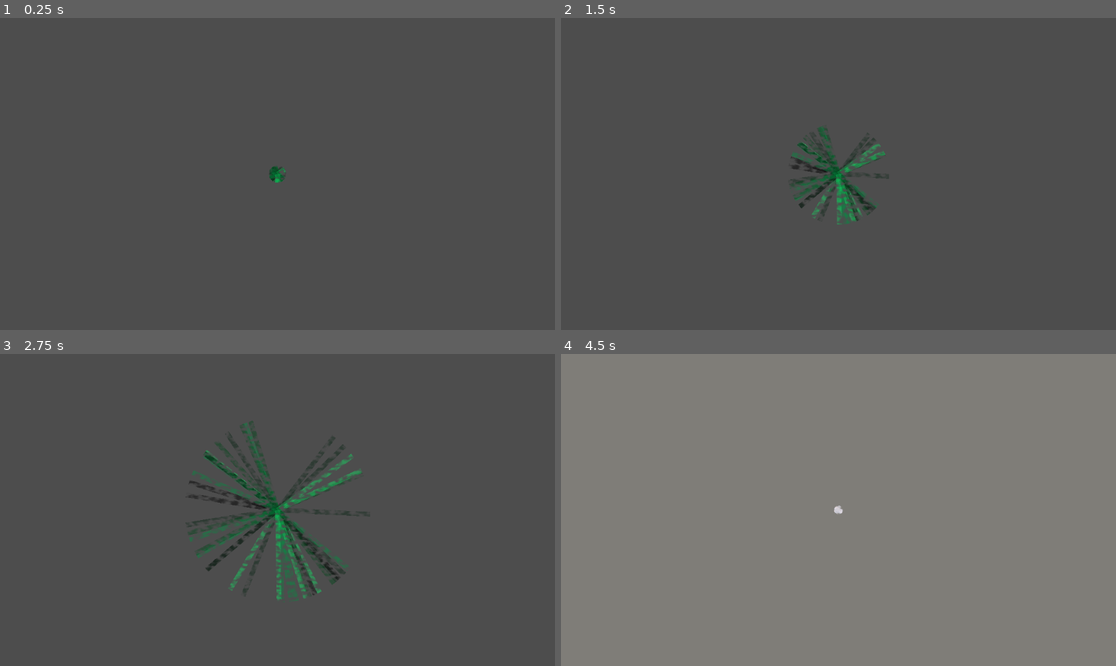
Above: before the commit, frames 1-4 (two rows, left to right).
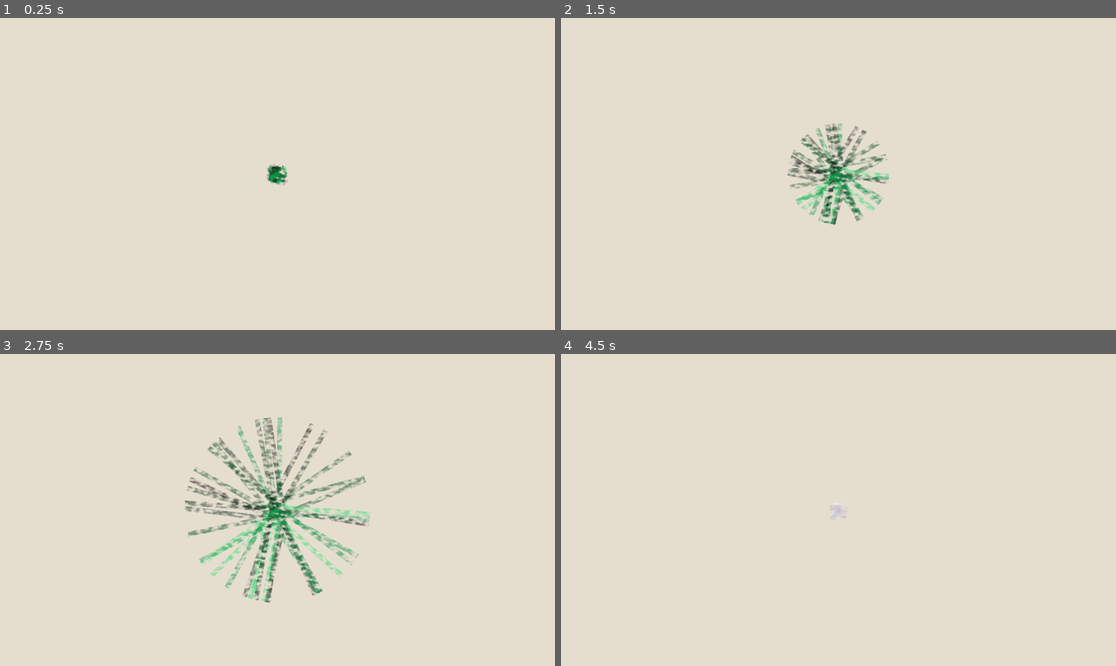
Above: after the commit, the same moments.

Repository: oman276/CS-383-Assignments
Game: Godot game, scene res://scenes/Empty.tscn
Two runs of this game, one before a commit and one after it. Both use one fixed random seed, a clock stepped at 60 frames per second and the inputs below.
Inputs (mouse positions are in pixels of both pictures, inside the frame that each line leads up to):
- Up to frame 1 (0.25 s): no input
- Up to frame 2 (1.5 s): move the mouse to (960, 158) at 0.52 s; hold D (topdown_move_right) from 0.53 s (still down); click (960, 158) at 0.6 s; tap W (topdown_move_up) at 0.77 s; move the mouse to (727, 189) at 1.27 s; click (727, 189) at 1.35 s
- Up to frame 3 (2.75 s): tap W (topdown_move_up) at 1.52 s; move the mouse to (333, 441) at 2.02 s; release D (topdown_move_right) at 2.03 s; hold A (topdown_move_left) from 2.03 s (still down); click (333, 441) at 2.1 s
- Up to frame 4 (4.5 s): move the mouse to (810, 572) at 2.77 s; release A (topdown_move_left) at 2.78 s; hold D (topdown_move_right) 2.78-4.28 s; click (810, 572) at 2.85 s; tap W (topdown_move_up) at 3.02, 3.77 s; move the mouse to (1005, 556) at 3.52 s; click (1005, 556) at 3.6 s; tap Space (reset) at 4.15 s; move the mouse to (672, 463) at 4.27 s; hold A (topdown_move_left) from 4.28 s (still down); click (672, 463) at 4.35 s

The runs differ from the first frame. In frame 1, 100% of the frame differs, in the area x 0-100%, y 0-100%; in frame 2, 100%; in frame 3, 100%; in frame 4, 100%.

Commit message:
should avoid timing out if no inputs

Diff:
--- a/assignment_3/teamwork-ml/scenes/TestRoot.tscn
+++ b/assignment_3/teamwork-ml/scenes/TestRoot.tscn
@@ -17,6 +17,16 @@
 
 [node name="Background UI" type="CanvasLayer" parent="." unique_id=862336736]
 layer = -1
+
+[node name="ColorRect" type="ColorRect" parent="Background UI" unique_id=275763940]
+z_index = -100
+z_as_relative = false
+anchors_preset = 15
+anchor_right = 1.0
+anchor_bottom = 1.0
+grow_horizontal = 2
+grow_vertical = 2
+color = Color(0.8980392, 0.87058824, 0.8117647, 1)
 
 [node name="OwenCamera" parent="." unique_id=1808773620 node_paths=PackedStringArray("target") instance=ExtResource("1_nuy52")]
 target = NodePath("../TargetPosition")
--- a/assignment_3/teamwork-ml/scripts/agent.gd
+++ b/assignment_3/teamwork-ml/scripts/agent.gd
@@ -14,8 +14,6 @@
 
 @export var lineWidth: float = 5.0
 
-
-
 enum AgentState {
 	ACTIVE,
 	INACTIVE
@@ -27,7 +25,7 @@
 
 #eventually have us pass in the color from above so we're painting something new every time
 func _ready() -> void:
-	global_position = Vector2.ZERO
+	global_position = Vector2.ZERO + Vector2(randf_range(-20.0, 20.0), randf_range(-20.0, 20.0))
 
 	if sprite:
 		sprite.modulate = color
@@ -39,7 +37,7 @@
 	path_line.top_level = true
 	add_child(path_line)
 	path_line.add_point(global_position, 0)
-	path_line.add_point(Vector2.ZERO, 1)
+	path_line.add_point(global_position, 1)
 
 	velocity = Vector2(randf_range(-1.0, 1.0), randf_range(-1.0, 1.0)).normalized() * speed
 
@@ -89,14 +87,14 @@
 func reset() -> void:
 	direction = Vector2.ZERO
 	velocity = Vector2.ZERO
-	global_position = Vector2.ZERO
+	global_position = Vector2.ZERO + Vector2(randf_range(-20.0, 20.0), randf_range(-20.0, 20.0))
 	current_state = AgentState.ACTIVE
 	if sprite:
 		sprite.modulate = color
 	if path_line:
 		path_line.clear_points()
 		path_line.add_point(global_position, 0)
-		path_line.add_point(Vector2.ZERO, 1)
+		path_line.add_point(global_position, 1)
 
 func deactivate() -> void:
 	Signals.agent_deactivated.emit()
--- a/assignment_3/teamwork-ml/scripts/systems/teamwork_level_controller.gd
+++ b/assignment_3/teamwork-ml/scripts/systems/teamwork_level_controller.gd
@@ -64,6 +64,10 @@
 	if GameManager.tm_state == GameManager.TeamworkGameState.RESETTING:
 		return
 
+	if Input.is_action_just_pressed("mouse"):
+		print("Mouse pressed - ensuring minimum reset time")
+		_ensure_min_reset_time(7.0)
+
 	# Poll all pending UDP requests for responses
 	_poll_pending_requests()
 
@@ -250,6 +254,12 @@
 	if activeAgentCount <= 1:
 		reset_state()
 
+func _ensure_min_reset_time(min_seconds: float) -> void:
+	if reset_timer.is_stopped():
+		return
+	if reset_timer.time_left < min_seconds:
+		reset_timer.start(min_seconds)
+
 func set_timer() -> void:
 	reset_timer.stop()
 	reset_timer.wait_time = randf_range(25.0, 35.0)
